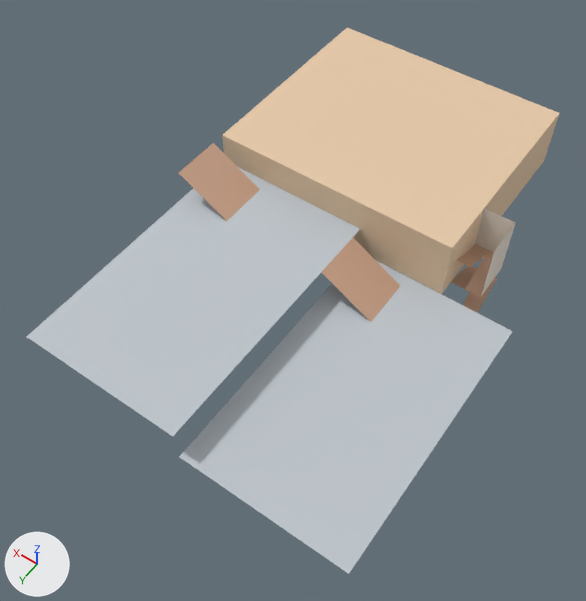
Renders of the glTF model floors/2F.glb from each side of a commit.
One viewpoint serves both versions: a 50 mm lens placed at (-103.4, 57.2, 31.7), pointed at (-77.2, 20.5, -25.9). Every picture has the same lights, and +X, +Y and +Z are marked at lower left. The first picture is the older version. Where no turn or scale is listed for an object, it has been applied to the vertices.

The scene before the commit, as lines of its bpy script (objects in view):
```python
ob_cube_016 = bpy.data.objects.new('Cube.016', me_cube_020)
ob_cube_016.location = (-76.3, 3.1, -19.5)
ob_cube_019 = bpy.data.objects.new('Cube.019', me_cube_002)
ob_cube_019.location = (-76.3, 3.1, -22.5)
ob_平面 = bpy.data.objects.new('平面', me_平面)
ob_平面.location = (-87.4, 26.3, -24.0)
ob_立方體_160 = bpy.data.objects.new('立方體.160', me_立方體_006)
ob_立方體_160.location = (-67.2, 22.4, -17.9)
ob_立方體_161 = bpy.data.objects.new('立方體.161', me_立方體_008)
ob_立方體_161.location = (-89.7, 10.6, -26.1)
ob_立方體_164 = bpy.data.objects.new('立方體.164', me_立方體_024)
ob_立方體_164.location = (-89.7, 9.9, -22.5)
ob_立方體_165 = bpy.data.objects.new('立方體.165', me_立方體_027)
ob_立方體_165.location = (-89.7, 9.5, -27.6)
ob_立方體_179 = bpy.data.objects.new('立方體.179', me_立方體_078)
ob_立方體_179.location = (-89.7, 9.5, -24.6)
ob_立方體_180 = bpy.data.objects.new('立方體.180', me_立方體_081)
ob_立方體_180.location = (-89.7, 9.9, -19.5)
# also in view: '平面.001' at (-72.0, 26.3, -21.0); '立方體.173' at (-82.2, 17.3, -22.5)
```
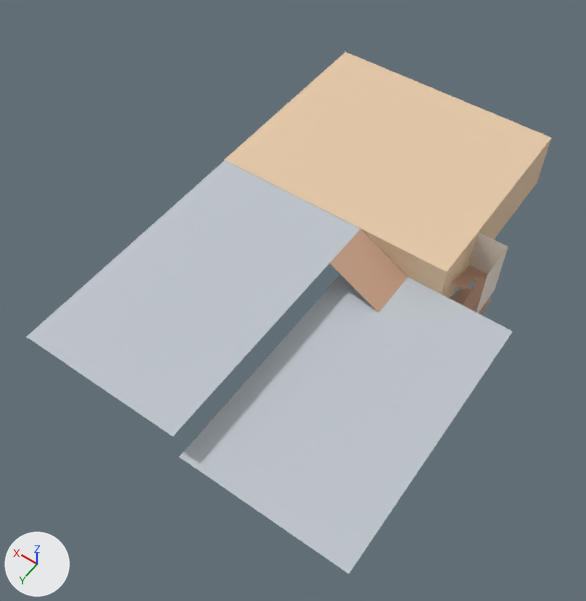
Where the change shows, as pixel boxes (x1, y1, x2, y2) in the pictures (586 x 601 px):
'Cube.016', moved
    before: (222, 28, 559, 272)
    after: (224, 52, 551, 294)
'立方體.173', moved
    before: (321, 238, 400, 322)
    after: (330, 229, 407, 313)
'Cube.019', moved
    before: (237, 139, 551, 294)
    after: (407, 162, 544, 298)
'立方體.160', deleted (beige)
    before: (179, 143, 260, 221)
'立方體.180', moved
    before: (478, 208, 516, 275)
    after: (472, 232, 508, 296)
'立方體.164', moved
    before: (475, 232, 508, 296)
    after: (469, 255, 501, 313)
'立方體.179', moved
    before: (465, 255, 492, 297)
    after: (463, 277, 486, 312)
'立方體.161', moved
    before: (451, 269, 474, 289)
    after: (449, 290, 469, 305)
'立方體.165', moved (mostly hidden afterwards)
    before: (463, 283, 494, 312)
    after: (478, 303, 488, 315)
'立方體.162', moved
    before: (465, 266, 497, 284)
    after: (460, 288, 491, 304)

Diff of the bpy script that builds the scene:
```diff
--- a/floors/2F.glb.py
+++ b/floors/2F.glb.py
@@ ob_cube_016 @@
 ob_cube_016 = bpy.data.objects.new('Cube.016', me_cube_020)
-ob_cube_016.location = (-76.3, 3.1, -19.5)
+ob_cube_016.location = (-76.3, 3.1, -22.5)
@@ ob_cube_019 @@
 ob_cube_019 = bpy.data.objects.new('Cube.019', me_cube_002)
-ob_cube_019.location = (-76.3, 3.1, -22.5)
+ob_cube_019.location = (-76.3, 3.1, -25.5)
@@ ob_立方體_173 @@
 ob_立方體_173 = bpy.data.objects.new('立方體.173', me_立方體_043)
-ob_立方體_173.location = (-82.6, 22.4, -20.9)
+ob_立方體_173.location = (-82.6, 21.1, -20.9)
@@ ob_立方體_160 @@
-ob_立方體_160 = bpy.data.objects.new('立方體.160', me_立方體_006)
-ob_立方體_160.location = (-67.2, 22.4, -17.9)
@@ ob_立方體_180 @@
 ob_立方體_180 = bpy.data.objects.new('立方體.180', me_立方體_081)
-ob_立方體_180.location = (-89.7, 9.9, -19.5)
+ob_立方體_180.location = (-89.7, 9.9, -22.5)
@@ ob_立方體_179 @@
 ob_立方體_179 = bpy.data.objects.new('立方體.179', me_立方體_078)
-ob_立方體_179.location = (-89.7, 9.5, -24.6)
+ob_立方體_179.location = (-89.7, 9.5, -27.6)
@@ ob_立方體_165 @@
 ob_立方體_165 = bpy.data.objects.new('立方體.165', me_立方體_027)
-ob_立方體_165.location = (-89.7, 9.5, -27.6)
+ob_立方體_165.location = (-89.7, 9.5, -30.6)
@@ ob_立方體_164 @@
 ob_立方體_164 = bpy.data.objects.new('立方體.164', me_立方體_024)
-ob_立方體_164.location = (-89.7, 9.9, -22.5)
+ob_立方體_164.location = (-89.7, 9.9, -25.5)
@@ ob_立方體_161 @@
 ob_立方體_161 = bpy.data.objects.new('立方體.161', me_立方體_008)
-ob_立方體_161.location = (-89.7, 10.6, -26.1)
+ob_立方體_161.location = (-89.7, 10.6, -29.1)
@@ ob_立方體_162 @@
 ob_立方體_162 = bpy.data.objects.new('立方體.162', me_立方體_009)
-ob_立方體_162.location = (-89.7, 8.2, -27.0)
+ob_立方體_162.location = (-89.7, 8.2, -30.0)
```
